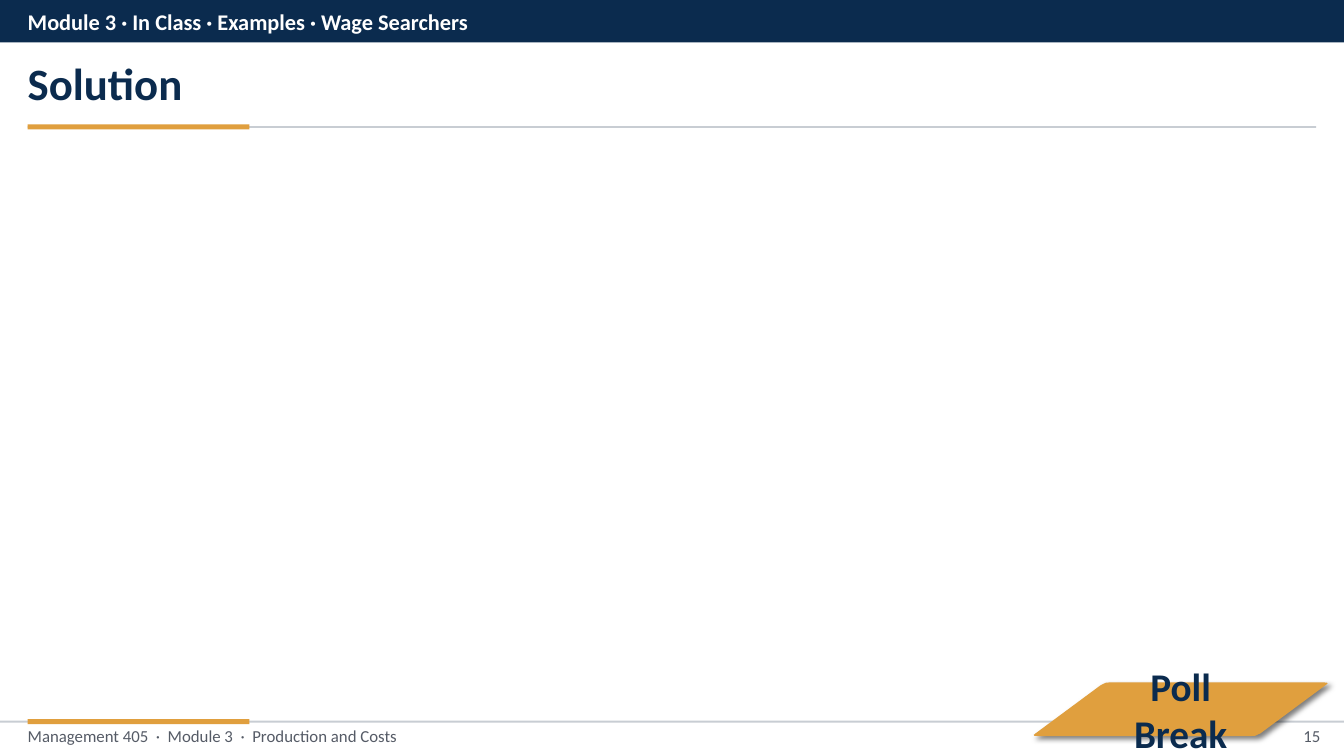
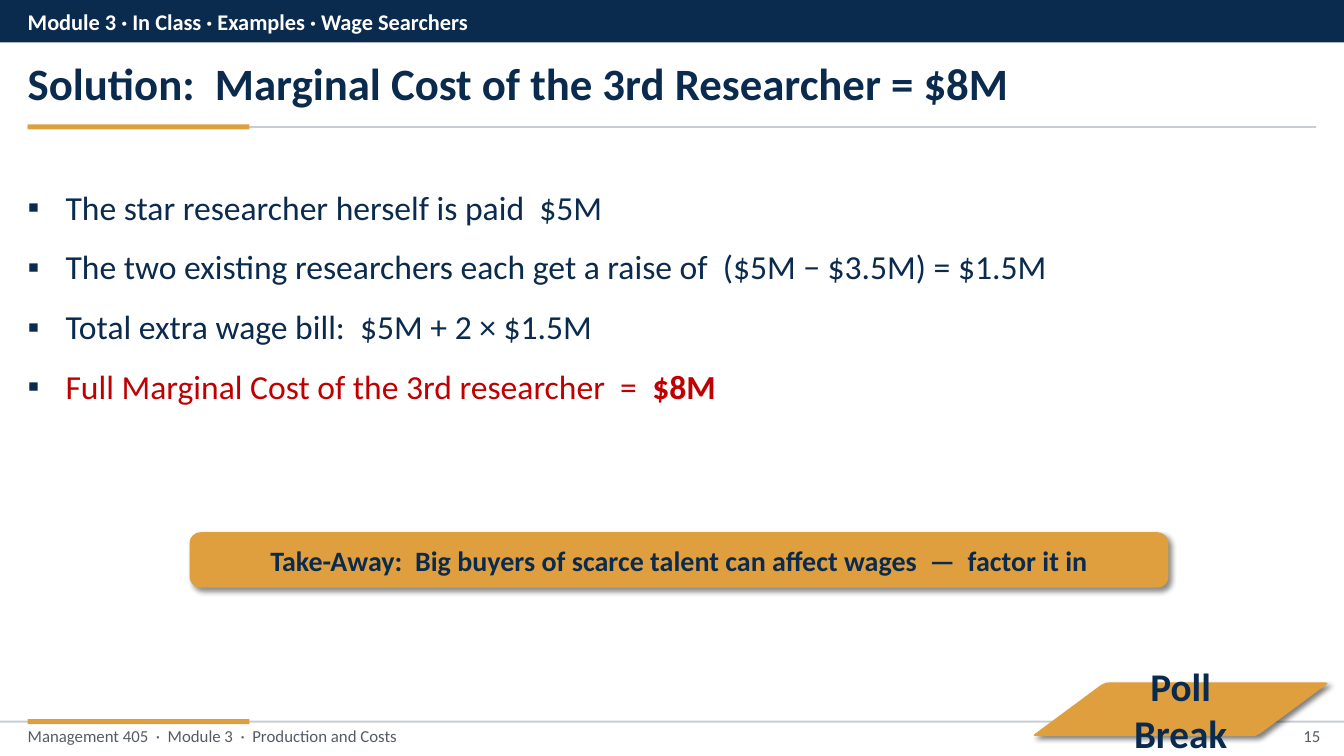
Before and after one commit to nvoigtla/MGMT-405-EMBA, a slide deck: slide 15 of inclass/Module-3-In-Class-EMBA-Slides.pptx. Drawn at 1344x756 pixels with LibreOffice and Linux fonts; fonts in the diff are those of the drawing. Boxes give left, top, right and bottom in pixels: in the first picture for what was removed or moved away, otherwise in the second. Text is boxed around its words. In the diff, an @@ line names an element or a change of style, - is before the commit and + after.

```diff
--- a/inclass/Module-3-In-Class-EMBA-Slides.pptx
+++ b/inclass/Module-3-In-Class-EMBA-Slides.pptx
@@ text at [28, 68, 1009, 108]: text changed @@
-Solution
+Solution: Marginal Cost of the 3rd Researcher = $8M
@@ text added at [66, 196, 1046, 405], 24 pt, text #0B2B4E @@
+▪ The star researcher herself is paid $5M
+▪ The two existing researchers each get a raise of ($5M − $3.5M) = $1.5M
+▪ Total extra wage bill: $5M + 2 × $1.5M
+▪ Full Marginal Cost of the 3rd researcher = $8M
@@ rounded rectangle added at [190, 532, 1169, 588], fill #E09F3E, 20 pt, text #0B2B4E, bold @@
+Take-Away: Big buyers of scarce talent can affect wages — factor it in
```
Also in this commit, not shown: 4 other slides changed, 42 other files.
